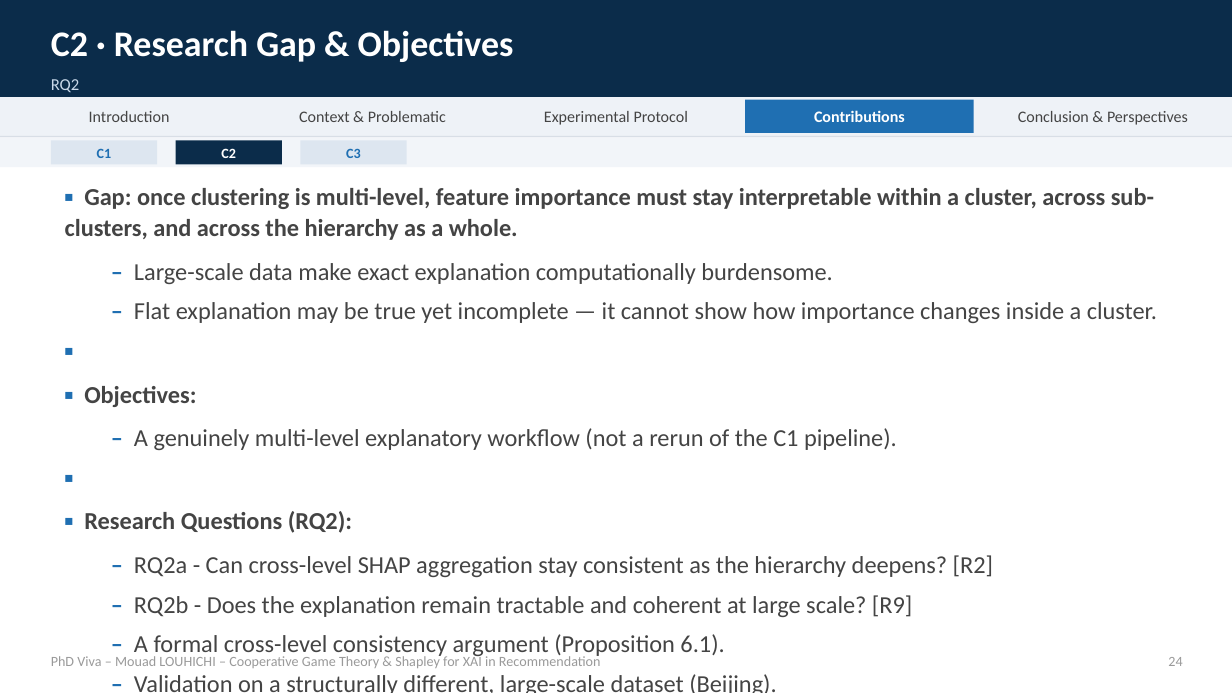
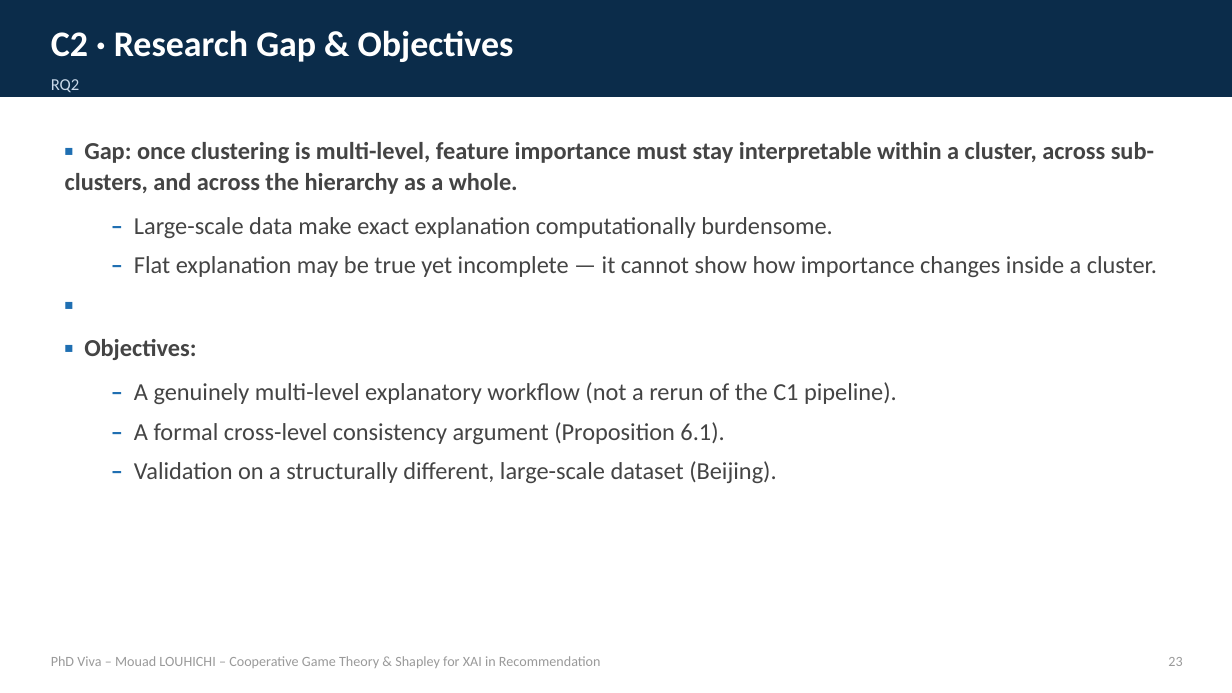
Before and after one commit to mouadlouhichi/phd-prep, a slide deck: slide 29 of viva/MOUAD_LOUHICHI_VIVA.pptx (slide 30 before the commit). Drawn at 1232x693 pixels with LibreOffice and Linux fonts; fonts in the diff are those of the drawing. Boxes give left, top, right and bottom in pixels: in the first picture for what was removed or moved away, otherwise in the second. Text is boxed around its words. In the diff, an @@ line names an element or a change of style, - is before the commit and + after.

Commit message:
Enhance 40-min viva deck (MOUAD_LOUHICHI_VIVA_40min): intro/paper-figure images, data detail, references
- build_colleague_style.py: add _ensure_figs() that generates intro/metrics
  diagrams and EXTRACTS the genuine paper figures (GameXAI workflow, DyHuCoG
  workflow) from the source PDFs into viva/_figs/ for the architecture slides.
- C1 pipeline slide uses the genuine extracted paper workflow figure.
- C3 architecture slide uses the genuine extracted DyHuCoG workflow figure.
- Intro images: motivation (cards slide), actionable insight, research-context
  evolution diagram (two-column layout on content slides).
- Research Context enriched with EU AI Act Art.13 context.
- New 'Dataset Characteristics & Why Each Was Chosen' slide (data detail).
- New 'References' slide (R1-R9: own 3 papers + SHAP/Shapley/hypergraph/EU AI Act).
- Revert the other deck (MOUAD_LOUHICHI_VIVA.pptx + build_presentation.py) to
  baseline, since enhancements belong on the 40-min deck, not the other.

```diff
--- a/viva/MOUAD_LOUHICHI_VIVA.pptx
+++ b/viva/MOUAD_LOUHICHI_VIVA.pptx
@@ rectangle removed at [0, 97, 1232, 136] @@
@@ text removed at [89, 111, 170, 122] @@
-Introduction
@@ text removed at [299, 111, 446, 122] @@
-Context & Problematic
@@ text removed at [544, 111, 688, 125] @@
-Experimental Protocol
@@ rectangle removed at [745, 100, 973, 133] @@
@@ text removed at [814, 110, 905, 122] @@
-Contributions
@@ text removed at [1018, 111, 1188, 125] @@
-Conclusion & Perspectives
@@ rectangle removed at [0, 136, 1232, 138] @@
@@ rectangle removed at [0, 138, 1232, 167] @@
@@ rectangle removed at [51, 140, 157, 165] @@
@@ text "▪ Gap: once clustering is ...": place and size @@
-text "▪ Gap: once clustering is ..." at [65, 188, 1157, 693]
+text "▪ Gap: once clustering is ..." at [65, 142, 1157, 483]
@@ text removed at [97, 148, 112, 158] @@
-C1
@@ rectangle removed at [176, 140, 282, 165] @@
@@ text removed at [221, 148, 236, 158] @@
-C2
@@ rectangle removed at [300, 140, 407, 165] @@
@@ text removed at [346, 148, 361, 158] @@
-C3
@@ text at [84, 511, 993, 617]: paragraphs removed @@
-▪
-▪ Research Questions (RQ2):
-  – RQ2a - Can cross-level SHAP aggregation stay consistent as the hierarchy deepens? [R2]
-  – RQ2b - Does the explanation remain tractable and coherent at large scale? [R9]
@@ text at [1168, 657, 1182, 666]: text changed @@
-24
+23
```
Also in this commit, not shown: 49 other slides changed, 2 slides removed, 3 other files.
